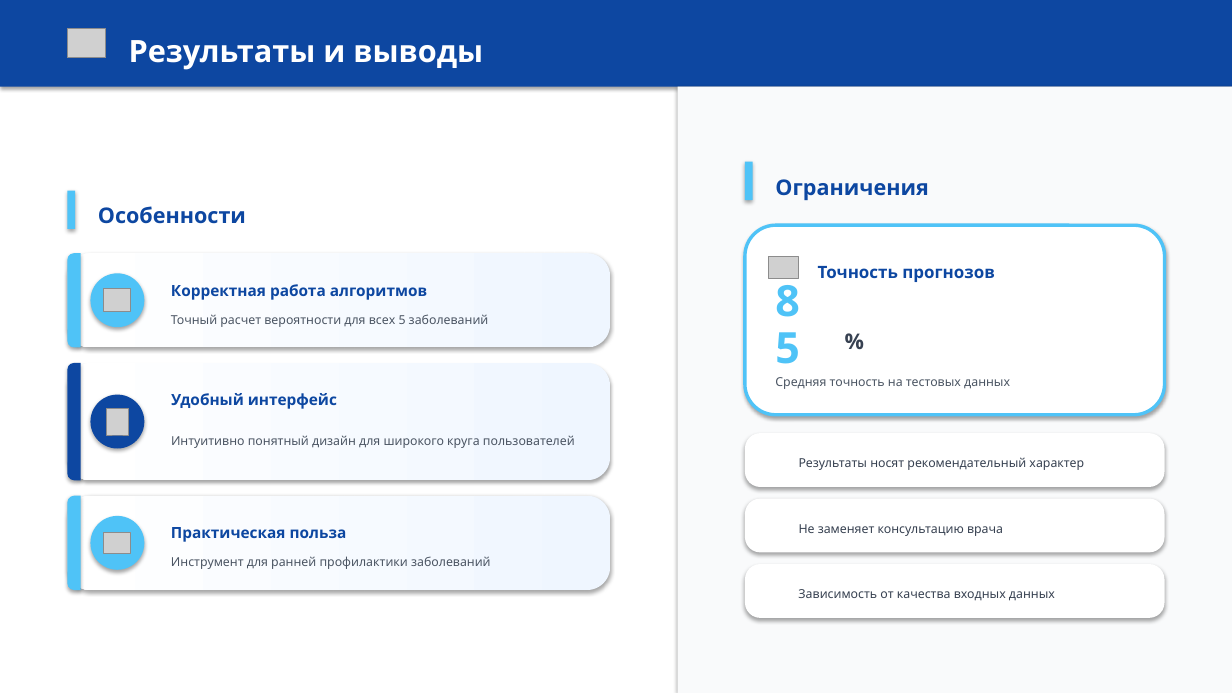
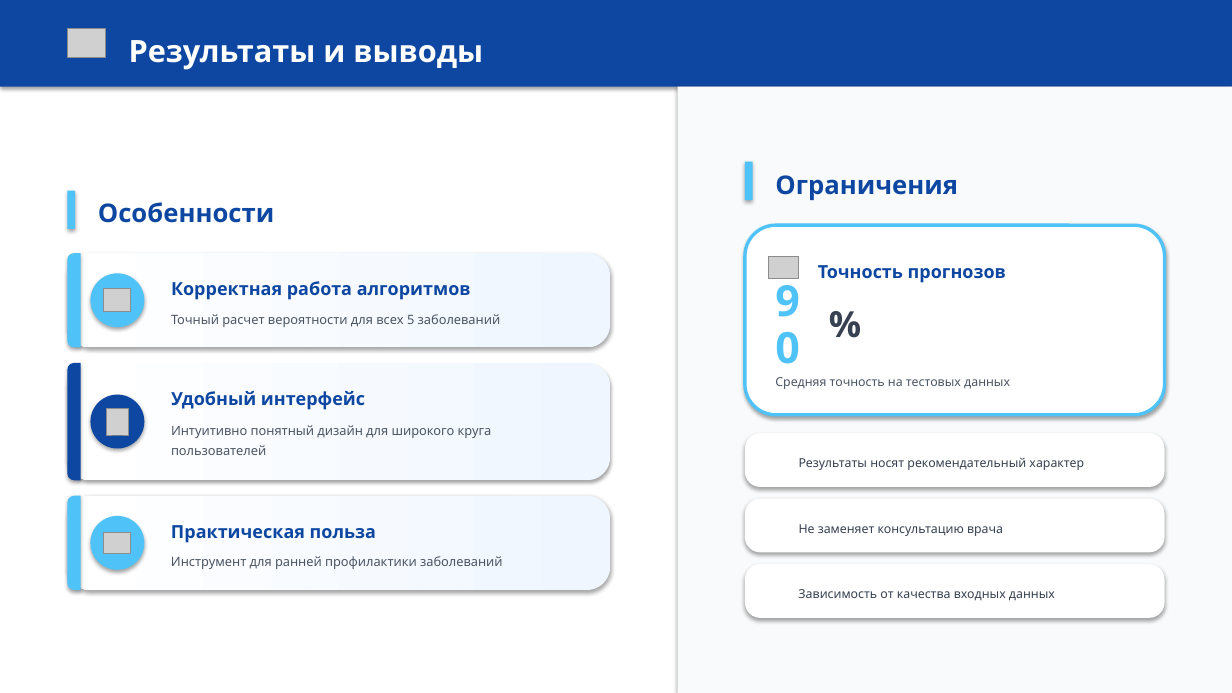
Before and after one commit to TimAlb7/decease_risk, a slide deck: slide 7 of Веб-приложение для оценки риска заболеваний.pptx. Drawn at 1232x693 pixels with LibreOffice and Linux fonts; fonts in the diff are those of the drawing; grey boxes stand for pictures; background and template pictures are left out. Boxes give left, top, right and bottom in pixels: in the first picture for what was removed or moved away, otherwise in the second. Text is boxed around its words. In the diff, an @@ line names an element or a change of style, - is before the commit and + after.

```diff
--- a/Веб-приложение для оценки риска заболеваний.pptx
+++ b/Веб-приложение для оценки риска заболеваний.pptx
@@ text "Ограничения" at <box>775,175,958,200</box>: size 16.7 to 20 pt @@
@@ text "Особенности" at <box>98,202,275,223</box>: size 16.7 to 20 pt @@
@@ text "Точность прогнозов" at <box>818,265,1006,283</box>: size 13.2 to 14 pt @@
@@ text at <box>768,297,831,355</box>: text changed @@
-85
+90
@@ text "%": place and size @@
-text "%" at <box>837,316,861,357</box>
+text "%" at <box>822,304,865,351</box>
@@ text "%" at <box>822,304,865,351</box>: size 16.7 to 28 pt @@
@@ size 12 to 14 pt in 3 elements at <box>171,281,471,300</box>, <box>171,525,376,543</box>, <box>171,391,365,410</box> @@
@@ text "Интуитивно понятный дизайн для широкого ...": place and size @@
-text "Интуитивно понятный дизайн для широкого ..." at <box>171,435,575,448</box>
+text "Интуитивно понятный дизайн для широкого ..." at <box>171,425,492,455</box>
@@ size 9.6 to 10 pt in 3 elements at <box>171,425,492,455</box>, <box>171,314,501,327</box>, <box>171,556,503,569</box> @@
```
Also in this commit, not shown: 7 other slides changed.
